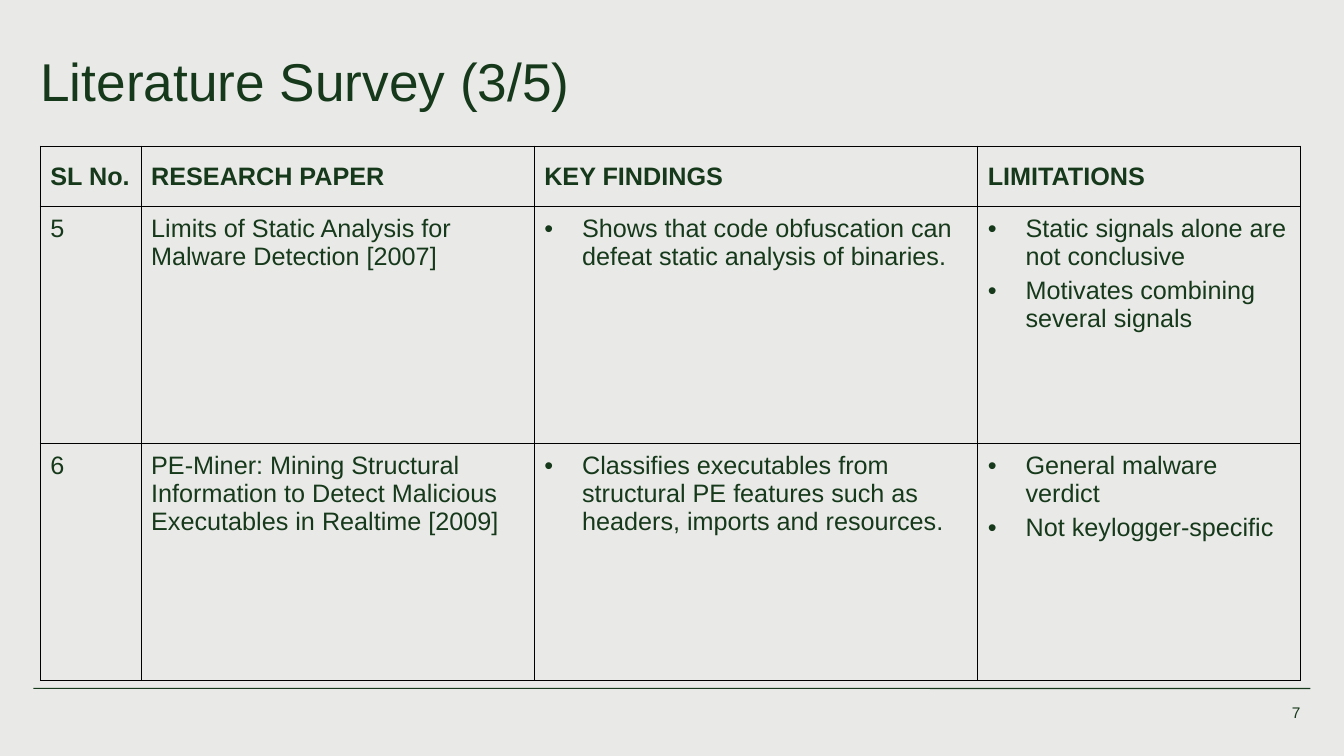
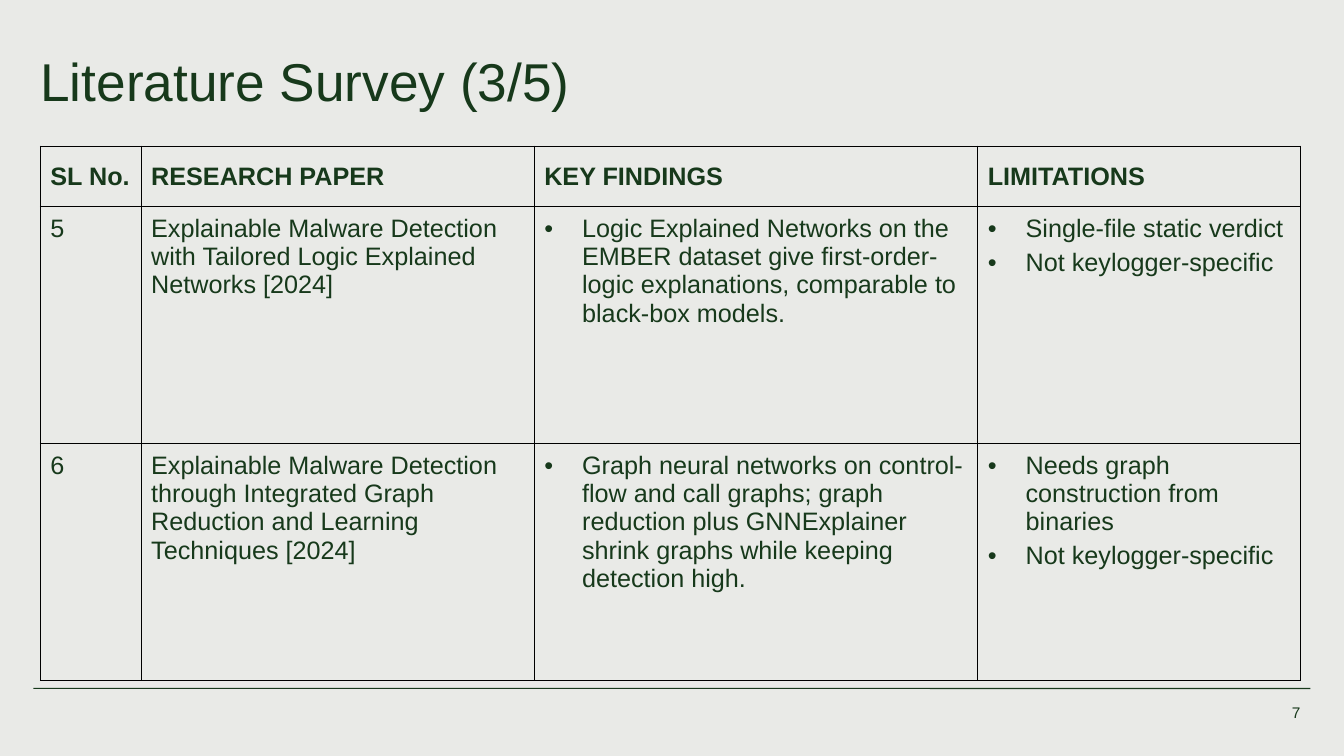
Before and after one commit to abijit2626/keyboard-hook-behavioral-detector, a slide deck: slide 7 of presentation/Keyboard_Hook_Behavioral_Detector.pptx. Drawn at 1344x756 pixels with LibreOffice and Linux fonts; fonts in the diff are those of the drawing. Boxes give left, top, right and bottom in pixels: in the first picture for what was removed or moved away, otherwise in the second. Text is boxed around its words. In the diff, an @@ line names an element or a change of style, - is before the commit and + after.

```diff
--- a/presentation/Keyboard_Hook_Behavioral_Detector.pptx
+++ b/presentation/Keyboard_Hook_Behavioral_Detector.pptx
@@ table at box(40, 146, 1301, 596) @@
-row 2: 5 | Limits of Static Analysis for Malware Detection [2007] | Shows that code obfuscation can defeat static analysis of binaries. | Static signals alone are not conclusive / Motivates combining several signals
+row 2: 5 | Explainable Malware Detection with Tailored Logic Explained Networks [2024] | Logic Explained Networks on the EMBER dataset give first-order-logic explanations, comparable to black-box models. | Single-file static verdict / Not keylogger-specific
-row 3: 6 | PE-Miner: Mining Structural Information to Detect Malicious Executables in Realtime [2009] | Classifies executables from structural PE features such as headers, imports and resources. | General malware verdict / Not keylogger-specific
+row 3: 6 | Explainable Malware Detection through Integrated Graph Reduction and Learning Techniques [2024] | Graph neural networks on control-flow and call graphs; graph reduction plus GNNExplainer shrink graphs while keeping detection high. | Needs graph construction from binaries / Not keylogger-specific
```
Also in this commit, not shown: 8 other slides changed.
